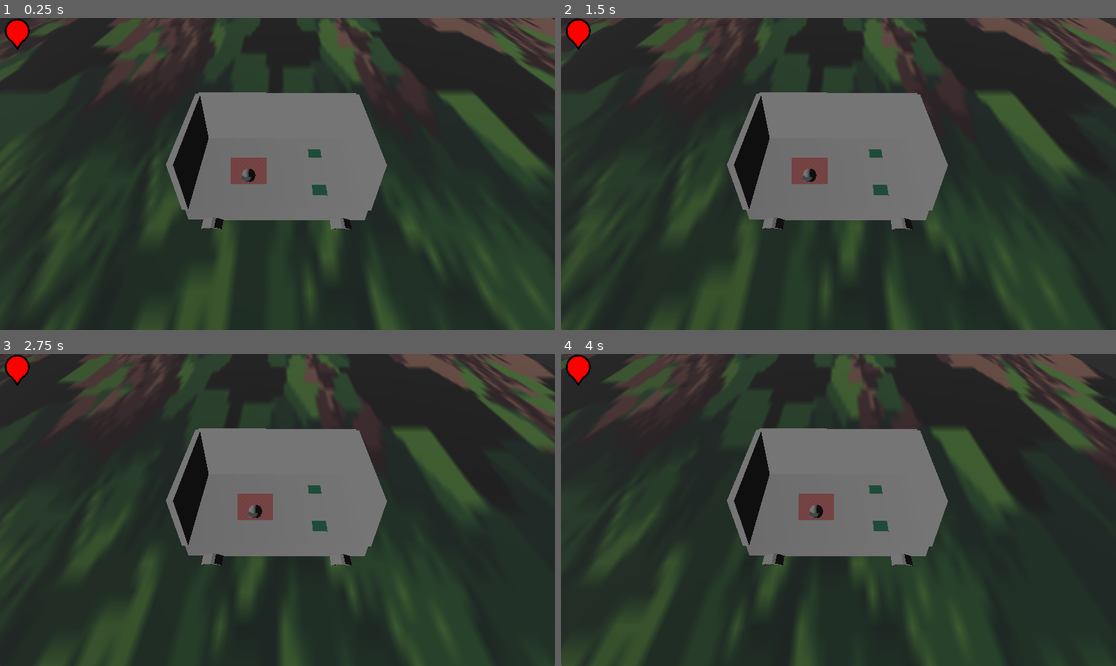
Above: before the commit, frames 1-4 (two rows, left to right).
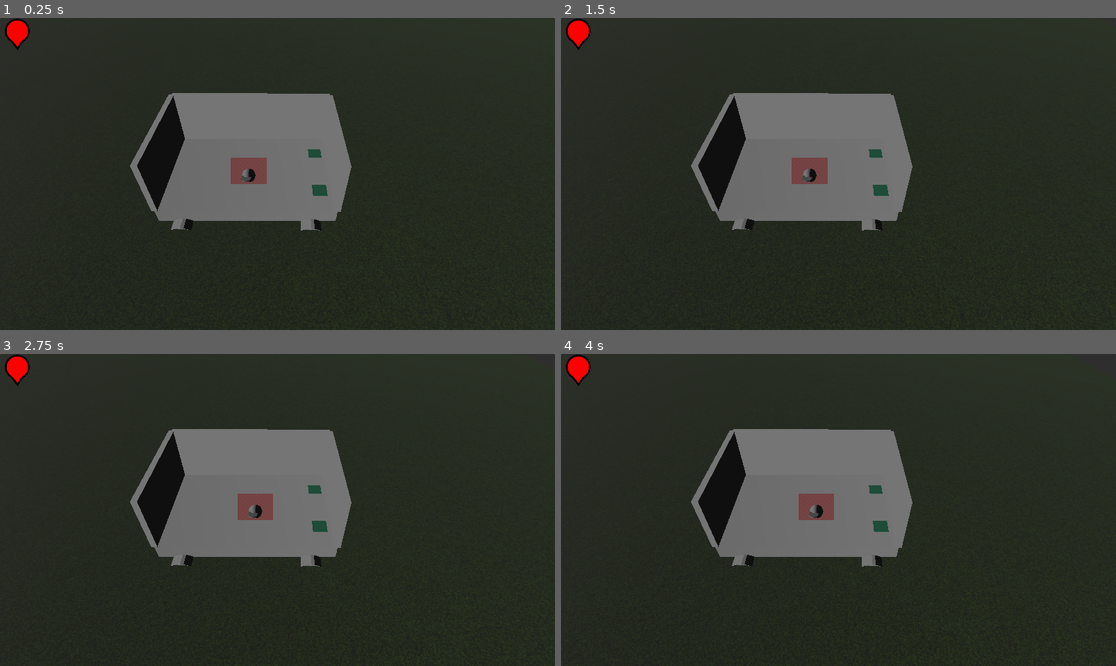
Above: after the commit, the same moments.

Repository: panpan974/vgj-25
Game: Godot game, scene res://scenes/testing_player_controller/testing_player_controller.tscn
Same seed, same stepped clock (60 frames per second), same inputs: the game is played once before the commit and once after it.
Inputs:
- Up to frame 1 (0.25 s): no input
- Up to frame 2 (1.5 s): no input
- Up to frame 3 (2.75 s): no input
- Up to frame 4 (4 s): no input

The runs differ from the first frame. In frame 1, 22% of the frame differs, in the area x 0-100%, y 0-100%; in frame 2, 23%; in frame 3, 22%; in frame 4, 22%.

Commit message:
Added car dans la scene

Diff:
--- a/scenes/car/car.tscn
+++ b/scenes/car/car.tscn
@@ -1,10 +1,10 @@
 [gd_scene load_steps=8 format=3 uid="uid://o5yjnavsmw2y"]
 
 [ext_resource type="Script" uid="uid://dluos0mpkxtsg" path="res://scenes/car/car.gd" id="1_yr3gr"]
+[ext_resource type="PackedScene" uid="uid://cjpfwnon5gwqx" path="res://scenes/car/Tuture.fbx" id="2_tcn38"]
 [ext_resource type="Texture2D" uid="uid://bf4jtqfwq4wuv" path="res://sprites/fond_car.png" id="2_yhfra"]
 [ext_resource type="Texture2D" uid="uid://f0h12yvpj03t" path="res://sprites/left_car.png" id="3_rytg7"]
 [ext_resource type="PackedScene" uid="uid://dxkx67y5wad5u" path="res://scenes/Button_direction/button_direction.tscn" id="4_x7uf8"]
-[ext_resource type="PackedScene" uid="uid://cfbt7iiu1cx3f" path="res://models/Tuture.fbx" id="5_tcn38"]
 
 [sub_resource type="BoxShape3D" id="BoxShape3D_evld0"]
 size = Vector3(9, 1, 7)
@@ -27,6 +27,7 @@
 
 [node name="CSGBox3D" type="CSGBox3D" parent="Node3D"]
 transform = Transform3D(-4.371139e-08, 0, 1, 0, 1, 0, -1, 0, -4.371139e-08, -0.75, 0, -1.3170471)
+visible = false
 size = Vector3(10.43988, 1, 7)
 
 [node name="CSGBox3D" type="CSGBox3D" parent="Node3D/CSGBox3D"]
@@ -63,5 +64,5 @@
 transform = Transform3D(-0.004374057, -0.6940775, 0.719887, 0, 0.71989393, 0.69408417, -0.99999046, 0.0030359635, -0.003148857, 14.96941, 15.577738, -2.1199627)
 fov = 56.1
 
-[node name="Tuture" parent="Node3D" instance=ExtResource("5_tcn38")]
-transform = Transform3D(1, 0, 0, 0, 1, 0, 0, 0, 1, -1.1925073, -0.45013428, -2)
+[node name="Tuture" parent="Node3D" instance=ExtResource("2_tcn38")]
+transform = Transform3D(1, 0, 0, 0, 1, 0, 0, 0, 1, -1.1107168, -0.46354628, 0)
--- a/scenes/world/world.tscn
+++ b/scenes/world/world.tscn
@@ -1,11 +1,20 @@
 [gd_scene load_steps=5 format=3 uid="uid://dqvfo3fhaekdc"]
 
-[ext_resource type="Texture2D" uid="uid://brl1d3pb0lgse" path="res://sprites/48x48 trees.png" id="1_sl2e5"]
 [ext_resource type="PackedScene" uid="uid://1iv30qlai01d" path="res://scenes/Tree_obstacle/treeObstacle.tscn" id="2_1fp7r"]
 [ext_resource type="PackedScene" uid="uid://tnp18527yq6c" path="res://scenes/EndingArea/ending_area.tscn" id="3_1fp7r"]
 
+[sub_resource type="FastNoiseLite" id="FastNoiseLite_dphjl"]
+noise_type = 4
+frequency = 1.0
+
+[sub_resource type="NoiseTexture2D" id="NoiseTexture2D_sl2e5"]
+width = 2048
+height = 2048
+noise = SubResource("FastNoiseLite_dphjl")
+
 [sub_resource type="StandardMaterial3D" id="StandardMaterial3D_lmu1h"]
-albedo_texture = ExtResource("1_sl2e5")
+albedo_color = Color(0.24423781, 0.4084502, 0, 1)
+albedo_texture = SubResource("NoiseTexture2D_sl2e5")
 
 [node name="CharacterBody3D" type="CharacterBody3D"]
 
Renamed: models/Tuture.fbx -> scenes/car/Tuture.fbx
Not shown, changed: scenes/car/Tuture.fbx.import
